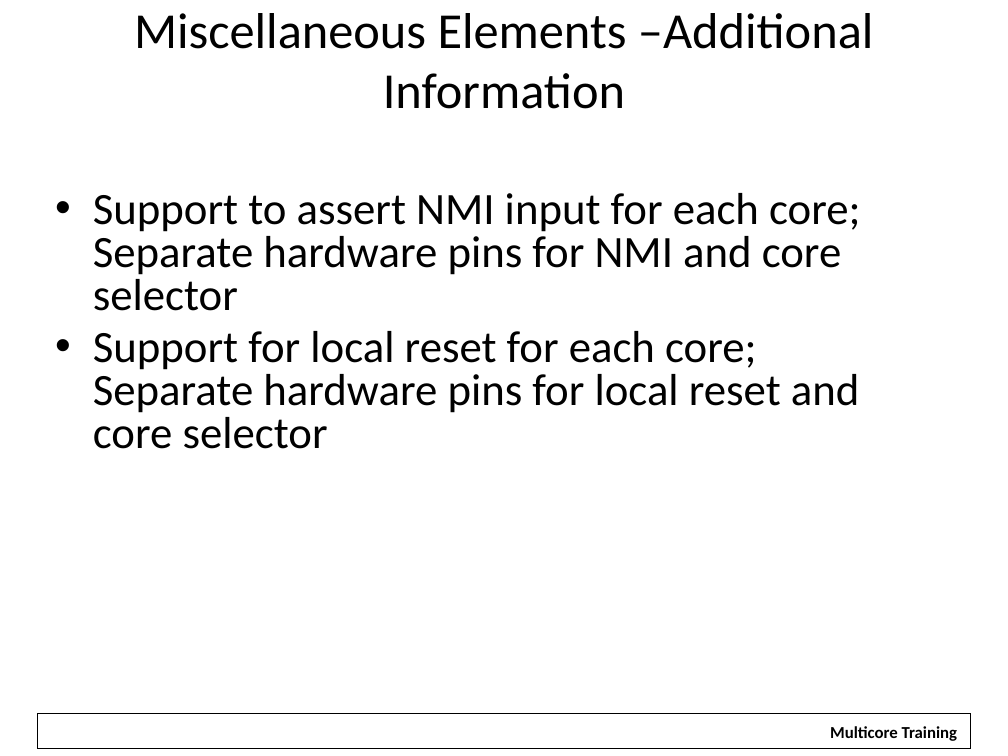
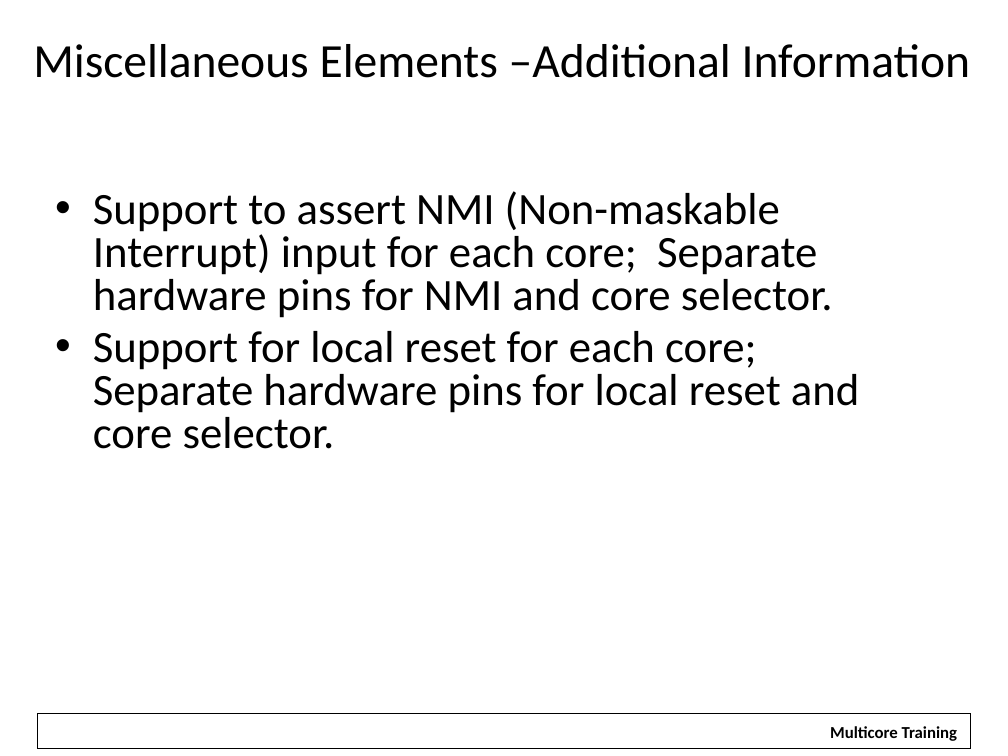
Before and after one commit to hari1989/keystone-workshop, a slide deck: slide 28 of slides/KeyStone Overview.pptx. Drawn at 1008x756 pixels with LibreOffice and Linux fonts; fonts in the diff are those of the drawing; background and template pictures are left out. Boxes give left, top, right and bottom in pixels: in the first picture for what was removed or moved away, otherwise in the second. Text is boxed around its words. In the diff, an @@ line names an element or a change of style, - is before the commit and + after.

```diff
--- a/slides/KeyStone Overview.pptx
+++ b/slides/KeyStone Overview.pptx
@@ title "Miscellaneous Elements –Additional Information": place and size @@
-title "Miscellaneous Elements –Additional Information" at (134,13,873,109)
+title "Miscellaneous Elements –Additional Information" at (33,44,971,78)
@@ title "Miscellaneous Elements –Additional Information" at (33,44,971,78): size 36 to 34 pt @@
@@ text at (93,191,860,449): text changed @@
-• Support to assert NMI input for each core; Separate hardware pins for NMI and core selector
-• Support for local reset for each core;
-  Separate hardware pins for local reset and core selector
+• Support to assert NMI (Non-maskable Interrupt) input for each core; Separate hardware pins for NMI and core selector.
+• Support for local reset for each core;
+  Separate hardware pins for local reset and core selector.
```
Also in this commit, not shown: 17 other slides changed, 1 slide added, 2 slides removed.
